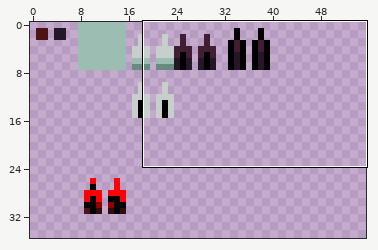
Edited in one commit: sprite sheet (sprites/spr_spines_tileset/edfb4a30-14fc-408e-8716-15761f76d7bc.png). The picture above shows the old version from afar; the outline marks the close-up.
Close-up. Before the edit:
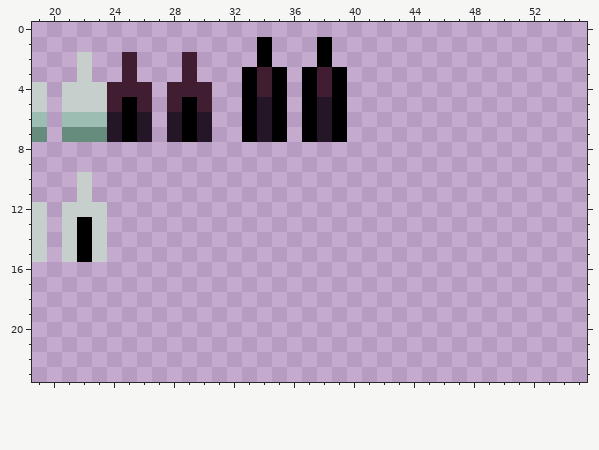
The file is 56x120 pixels. Shown: x 19..55, y 0..23. The wide view leaves out empty margins.
The same view after the edit:
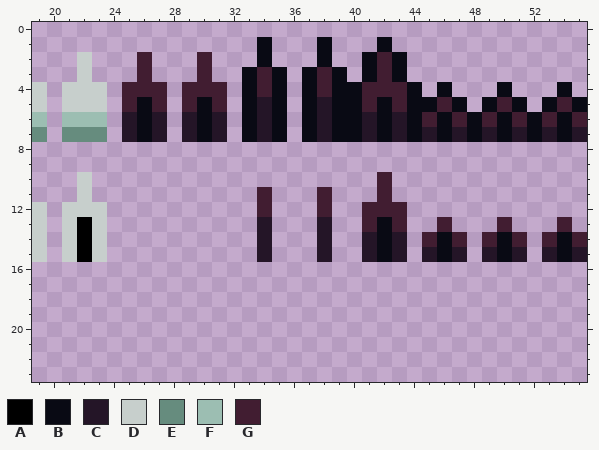
Palette (. is transparent): A #000000  B #090a14  C #241527  D #c7cfcc  E #668c7e  F #9cbeb2  G #411d31
What changed:
y 1: x 34 A -> B; x 38 A -> B; x 42 . -> B
y 2: x 25..26 G. -> .G; x 29..30 G. -> .G; x 34 A -> B; x 38 A -> B; x 41..43 ... -> BGB
y 3: x 25..26 G. -> .G; x 29..30 G. -> .G; x 33 A -> B; x 35 A -> B; x 37 A -> B; x 39 A -> B; x 41..43 ... -> BGB
y 4: x 24 G -> .; x 27..28 .G -> G.; x 31 . -> G; x 33 A -> B; x 35 A -> B; x 37 A -> B; x 39..44 A..... -> BBGGGB; x 46 . -> B; x 50 . -> B; x 54 . -> B
y 5: x 24..31 GAG.GAG. -> .GBG.GBG; x 33 A -> B; x 35 A -> B; x 37 A -> B; x 39..47 A........ -> BBGBGBBGB; x 49..51 ... -> BGB; x 53..55 ... -> BGB
y 6: x 24..31 CAC.CAC. -> .CBC.CBC; x 33 A -> B; x 35 A -> B; x 37 A -> B; x 39..55 A................ -> BBCBCBGBGBGBGBGBG
y 7: x 24..31 CAC.CAC. -> .CBC.CBC; x 33 A -> B; x 35 A -> B; x 37 A -> B; x 39..55 A................ -> BBCBCBCBCBCBCBCBC
y 10: x 42 . -> G
y 11: x 34 . -> G; x 38 . -> G; x 42 . -> G
y 12: x 34 . -> G; x 38 . -> G; x 41..43 ... -> GGG
y 13: x 34 . -> C; x 38 . -> C; x 41..43 ... -> GBG; x 46 . -> G; x 50 . -> G; x 54 . -> G
y 14: x 34 . -> C; x 38 . -> C; x 41..43 ... -> CBC; x 45..47 ... -> GBG; x 49..51 ... -> GBG; x 53..55 ... -> GBG
y 15: x 34 . -> C; x 38 . -> C; x 41..43 ... -> CBC; x 45..47 ... -> CBC; x 49..51 ... -> CBC; x 53..55 ... -> CBC
Pixel boxes of the changes (left, top, right, bottom) in both close-ups:
changed: (107, 37, 587, 262)
